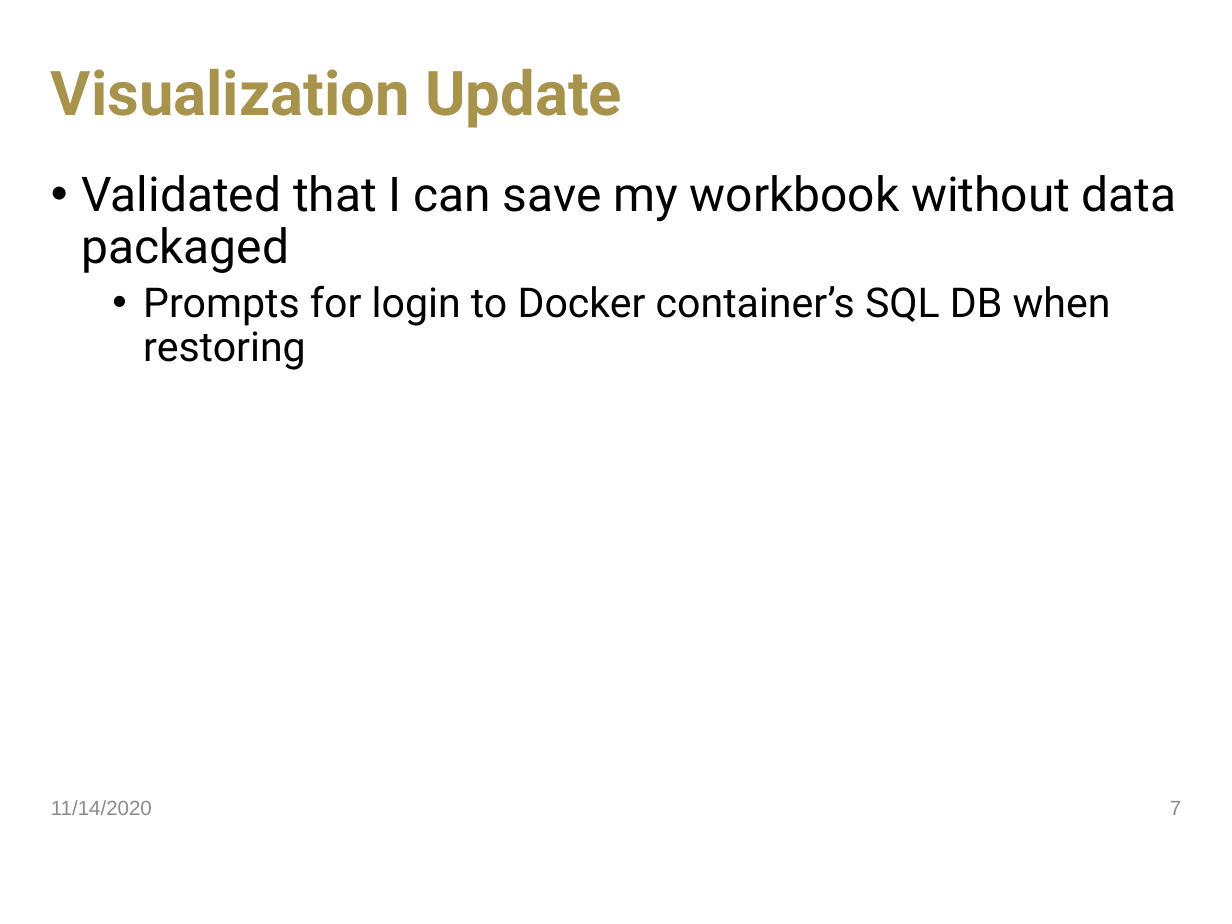
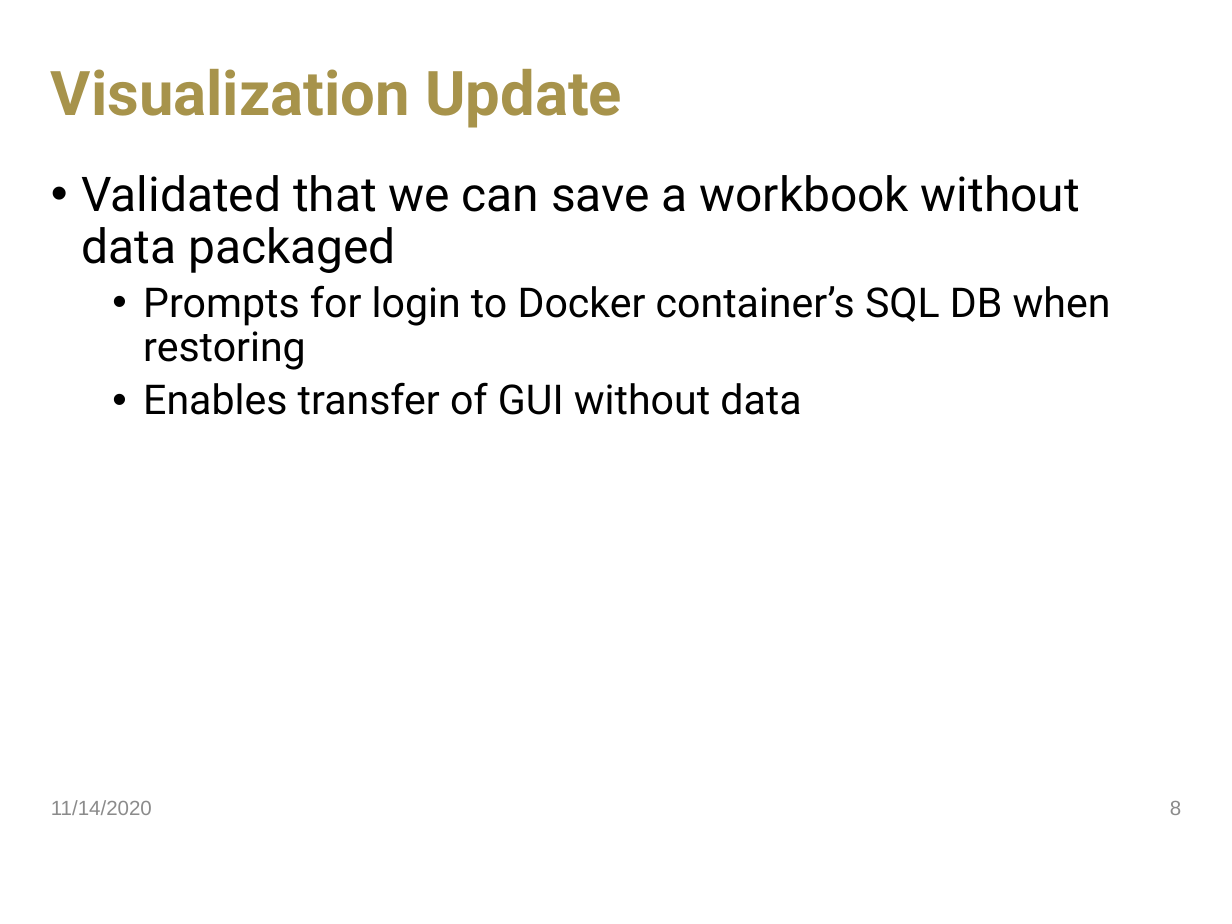
Before and after one commit to jdavis470/National-Firefighter-Registry, a slide deck: slide 8 of collateral/Team 55 Sprint 6.pptx (slide 7 before the commit). Drawn at 1232x924 pixels with LibreOffice and Linux fonts; fonts in the diff are those of the drawing; background and template pictures are left out. Boxes give left, top, right and bottom in pixels: in the first picture for what was removed or moved away, otherwise in the second. Text is boxed around its words. In the diff, an @@ line names an element or a change of style, - is before the commit and + after.

```diff
--- a/collateral/Team 55 Sprint 6.pptx
+++ b/collateral/Team 55 Sprint 6.pptx
@@ text at (82, 175, 1080, 273): text changed @@
-• Validated that I can save my workbook without data packaged
+• Validated that we can save a workbook without data packaged
@@ text at (143, 382, 801, 415): paragraph added @@
+  • Enables transfer of GUI without data
@@ page number at (1170, 801, 1181, 815): text changed @@
-7
+8
```
Also in this commit, not shown: 4 other slides changed, 1 slide added.
